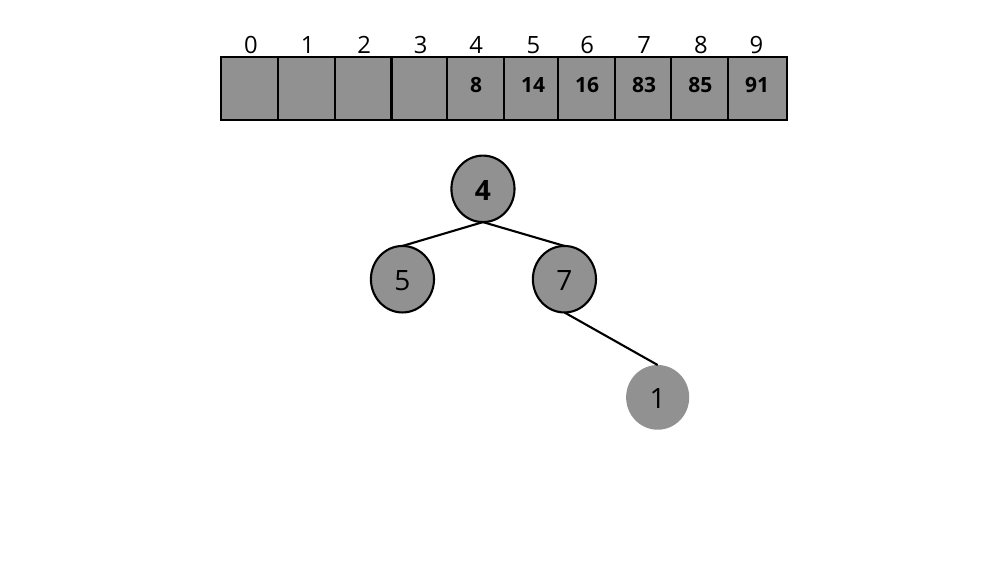
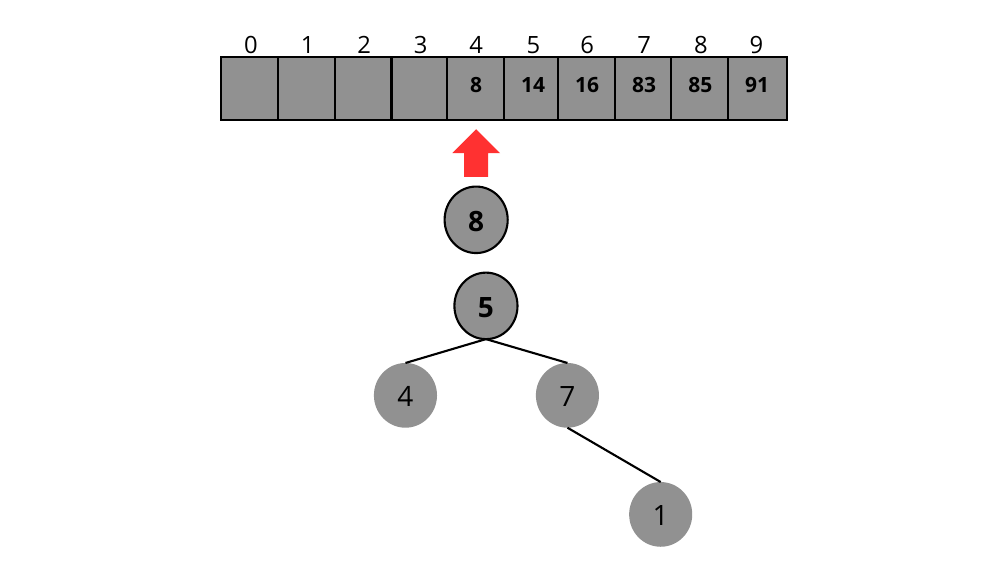
Before and after one commit to unibrasil-programacao-computadores/tp-heapsort, a slide deck: slide 62 of Heap_Sort.pptx (slide 63 before the commit). Drawn at 1008x567 pixels with LibreOffice and Linux fonts; fonts in the diff are those of the drawing. Boxes give left, top, right and bottom in pixels: in the first picture for what was removed or moved away, otherwise in the second. Text is boxed around its words. In the diff, an @@ line names an element or a change of style, - is before the commit and + after.

```diff
--- a/Heap_Sort.pptx
+++ b/Heap_Sort.pptx
@@ freeform shape added at (452,129,500,177), fill #FF3131 @@
@@ freeform shape: place and size @@
-freeform shape at (452,156,515,222)
+freeform shape at (445,186,508,253)
@@ text added at (468,211,484,231), 40 pt, text #000000, bold @@
+8
@@ line removed from (564, 246) to (483, 222) @@
@@ freeform shape removed at (371,246,434,312) @@
@@ freeform shape: place and size @@
-freeform shape at (533,246,596,312)
+freeform shape at (455,273,518,339)
@@ text "5": place and size @@
-text "5" at (394,270,410,290)
+text "5" at (478,297,494,317)
@@ text "5" at (478,297,494,317): bold on @@
@@ 2 texts, 1 line: place and size @@
-2 texts, 1 line at (403,222,666,408)
+2 texts, 1 line at (406,339,669,525)
@@ line moved from (658, 365) - (564, 312) to (568, 363) - (486, 339) @@
@@ freeform shape added at (374,363,437,427), fill #919191 @@
@@ text "4": place and size @@
-text "4" at (475,180,491,200)
+text "4" at (397,386,413,406)
@@ text "4" at (397,386,413,406): bold off @@
@@ freeform shape: place and size @@
-freeform shape at (626,365,689,429)
+freeform shape at (536,363,599,427)
@@ line added from (661, 482) to (568, 428), #000000 3 pt @@
@@ freeform shape added at (629,482,692,546), fill #919191 @@
```
Also in this commit, not shown: 45 other slides changed, 3 slides removed.
